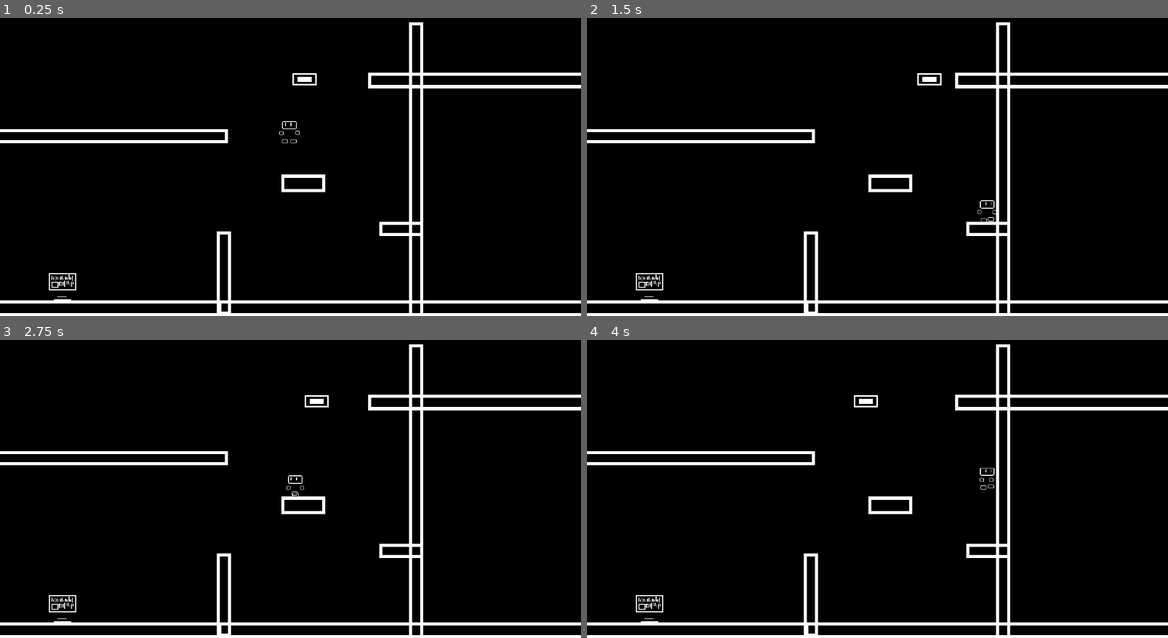
Above: before the commit, frames 1-4 (two rows, left to right).
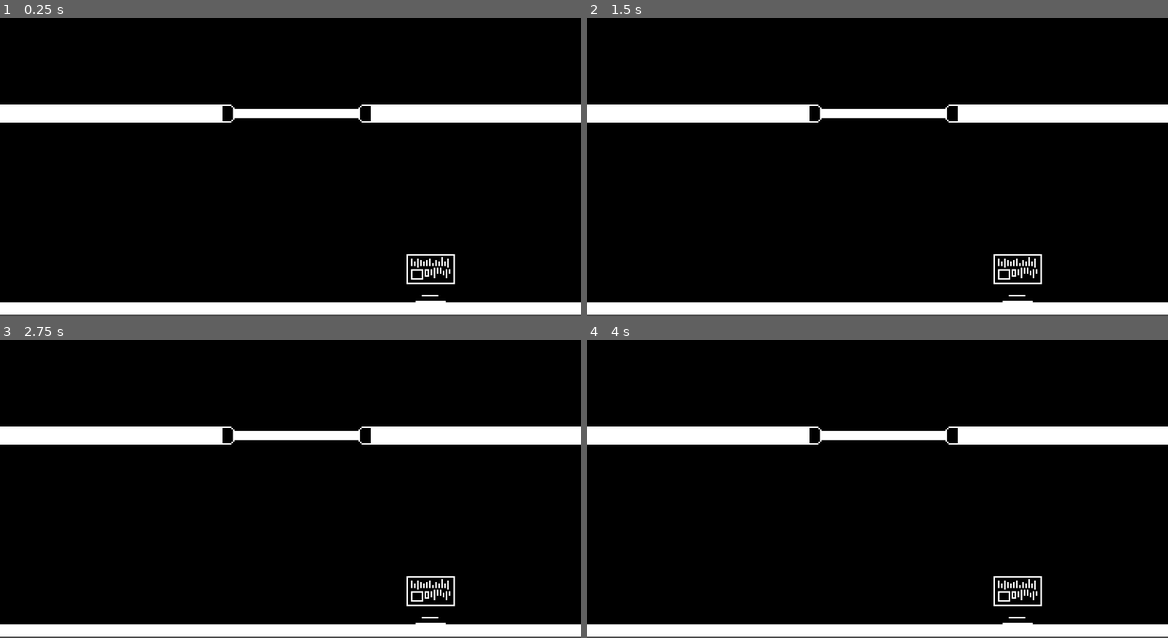
Above: after the commit, the same moments.

Repository: TotallyNotAlex20/last-planet
Game: Godot game, scene res://main.tscn
The game is run twice, just before and just after one commit, with the same random seed, the same clock (stepped at 60 frames per second) and the same inputs.
Inputs:
- Up to frame 1 (0.25 s): no input
- Up to frame 2 (1.5 s): tap Enter (ui_accept) at 0.5, 0.77 s; hold Right (ui_right) from 0.53 s (still down); tap E (interact) at 0.6, 1.35 s
- Up to frame 3 (2.75 s): tap Enter (ui_accept) at 1.52 s; release Right (ui_right) at 2.03 s; hold Left (ui_left) from 2.03 s (still down); tap E (interact) at 2.1 s
- Up to frame 4 (4 s): tap Enter (ui_accept) at 2.75, 3.02, 3.77 s; release Left (ui_left) at 2.78 s; hold Right (ui_right) from 2.78 s (still down); tap E (interact) at 2.85, 3.6 s

The runs differ from the first frame. In frame 1, 14% of the frame differs, in the area x 0-100%, y 1-100%; in frame 2, 14%; in frame 3, 14%; in frame 4, 14%.

Commit message:
started on the first level and added doors

Diff:
--- /dev/null
+++ b/levels/starting_point.tscn
@@ -0,0 +1,66 @@
+[gd_scene load_steps=10 format=3 uid="uid://dp62x23hfa4sg"]
+
+[ext_resource type="Texture2D" uid="uid://b47c7lthittwv" path="res://sprites/maps/temp starting point.png" id="1_r1u8j"]
+[ext_resource type="PackedScene" uid="uid://ds35iwxlkgdwj" path="res://objects/door.tscn" id="2_353da"]
+[ext_resource type="PackedScene" uid="uid://2djtmchjeylx" path="res://objects/monitor.tscn" id="3_mgixt"]
+[ext_resource type="PackedScene" uid="uid://befacquohnf62" path="res://objects/monitor_gui.tscn" id="4_0vxk7"]
+
+[sub_resource type="RectangleShape2D" id="RectangleShape2D_f55s0"]
+size = Vector2(429.667, 8.00001)
+
+[sub_resource type="RectangleShape2D" id="RectangleShape2D_6geld"]
+size = Vector2(12, 138.667)
+
+[sub_resource type="RectangleShape2D" id="RectangleShape2D_vp8xx"]
+size = Vector2(161.333, 12)
+
+[sub_resource type="RectangleShape2D" id="RectangleShape2D_rtdik"]
+size = Vector2(169, 12)
+
+[sub_resource type="RectangleShape2D" id="RectangleShape2D_3yqrs"]
+size = Vector2(12, 19)
+
+[node name="StartingPoint" type="Node2D"]
+
+[node name="TempStartingPoint" type="Sprite2D" parent="."]
+position = Vector2(600, 240)
+scale = Vector2(3, 3)
+texture = ExtResource("1_r1u8j")
+
+[node name="StaticBody2D" type="StaticBody2D" parent="TempStartingPoint"]
+
+[node name="CollisionShape2D" type="CollisionShape2D" parent="TempStartingPoint/StaticBody2D"]
+position = Vector2(0.166672, 131)
+shape = SubResource("RectangleShape2D_f55s0")
+
+[node name="CollisionShape2D2" type="CollisionShape2D" parent="TempStartingPoint/StaticBody2D"]
+position = Vector2(-209, 65.3333)
+shape = SubResource("RectangleShape2D_6geld")
+
+[node name="CollisionShape2D3" type="CollisionShape2D" parent="TempStartingPoint/StaticBody2D"]
+position = Vector2(-134, 2.00002)
+shape = SubResource("RectangleShape2D_vp8xx")
+
+[node name="CollisionShape2D4" type="CollisionShape2D" parent="TempStartingPoint/StaticBody2D"]
+position = Vector2(130.5, 2.00002)
+shape = SubResource("RectangleShape2D_rtdik")
+
+[node name="CollisionShape2D5" type="CollisionShape2D" parent="TempStartingPoint/StaticBody2D"]
+position = Vector2(209, 17.5)
+shape = SubResource("RectangleShape2D_3yqrs")
+
+[node name="Door" parent="." instance=ExtResource("2_353da")]
+position = Vector2(1227, 471)
+scale = Vector2(3, 3)
+
+[node name="Door2" parent="." instance=ExtResource("2_353da")]
+position = Vector2(588, 246)
+rotation = 1.5708
+scale = Vector2(3, 3)
+
+[node name="Monitor" parent="." instance=ExtResource("3_mgixt")]
+position = Vector2(854, 573)
+scale = Vector2(3, 3)
+
+[node name="PCMonitor" parent="." instance=ExtResource("4_0vxk7")]
+visible = false
--- a/main.gd
+++ b/main.gd
@@ -2,4 +2,4 @@
 
 func _ready():
 	# get_tree().change_scene_to_file("res://main_menu.tscn")
-	get_tree().change_scene_to_file("res://levels/test_game_scene.tscn")
+	get_tree().change_scene_to_file("res://levels/starting_point.tscn")
--- a/main_menu.gd
+++ b/main_menu.gd
@@ -3,7 +3,5 @@
 func _on_play_pressed():
 	get_tree().change_scene_to_file("res://test_game_scene.tscn")
 
-
-
 func _on_exit_pressed():
 	get_tree().quit()
--- /dev/null
+++ b/objects/door.gd
@@ -0,0 +1,7 @@
+extends Node2D
+
+func open():
+	$AnimationPLayer.play("open")
+
+func close():
+	$AnimationPLayer.play("close")
--- /dev/null
+++ b/objects/door.tscn
@@ -0,0 +1,135 @@
+[gd_scene load_steps=10 format=3 uid="uid://ds35iwxlkgdwj"]
+
+[ext_resource type="Script" path="res://objects/door.gd" id="1_je7wu"]
+[ext_resource type="Texture2D" uid="uid://f88y486ibl0e" path="res://sprites/objects/door_frame.png" id="2_4aevm"]
+[ext_resource type="Texture2D" uid="uid://b0ucggfgyf7vs" path="res://sprites/objects/door.png" id="3_6vac3"]
+
+[sub_resource type="RectangleShape2D" id="RectangleShape2D_fdqeq"]
+size = Vector2(6, 82)
+
+[sub_resource type="Animation" id="Animation_c6wdy"]
+length = 0.001
+tracks/0/type = "value"
+tracks/0/imported = false
+tracks/0/enabled = true
+tracks/0/path = NodePath("Door:position")
+tracks/0/interp = 1
+tracks/0/loop_wrap = true
+tracks/0/keys = {
+"times": PackedFloat32Array(0),
+"transitions": PackedFloat32Array(1),
+"update": 0,
+"values": [Vector2(0, -0.000205994)]
+}
+tracks/1/type = "value"
+tracks/1/imported = false
+tracks/1/enabled = true
+tracks/1/path = NodePath("Door:scale")
+tracks/1/interp = 1
+tracks/1/loop_wrap = true
+tracks/1/keys = {
+"times": PackedFloat32Array(0),
+"transitions": PackedFloat32Array(1),
+"update": 0,
+"values": [Vector2(1, 1.00001)]
+}
+
+[sub_resource type="Animation" id="Animation_bvk8c"]
+resource_name = "close"
+length = 0.5
+tracks/0/type = "value"
+tracks/0/imported = false
+tracks/0/enabled = true
+tracks/0/path = NodePath("Door:position")
+tracks/0/interp = 1
+tracks/0/loop_wrap = true
+tracks/0/keys = {
+"times": PackedFloat32Array(0, 0.3),
+"transitions": PackedFloat32Array(1, 1),
+"update": 0,
+"values": [Vector2(0, -41), Vector2(0, -0.000205994)]
+}
+tracks/1/type = "value"
+tracks/1/imported = false
+tracks/1/enabled = true
+tracks/1/path = NodePath("Door:scale")
+tracks/1/interp = 1
+tracks/1/loop_wrap = true
+tracks/1/keys = {
+"times": PackedFloat32Array(0, 0.3),
+"transitions": PackedFloat32Array(1, 1),
+"update": 0,
+"values": [Vector2(1, 1e-05), Vector2(1, 1.00001)]
+}
+
+[sub_resource type="Animation" id="Animation_iqbmy"]
+resource_name = "open"
+length = 0.5
+tracks/0/type = "value"
+tracks/0/imported = false
+tracks/0/enabled = true
+tracks/0/path = NodePath("Door:position")
+tracks/0/interp = 1
+tracks/0/loop_wrap = true
+tracks/0/keys = {
+"times": PackedFloat32Array(0, 0.3),
+"transitions": PackedFloat32Array(1, 1),
+"update": 0,
+"values": [Vector2(0, 0), Vector2(0, -41)]
+}
+tracks/1/type = "value"
+tracks/1/imported = false
+tracks/1/enabled = true
+tracks/1/path = NodePath("Door:scale")
+tracks/1/interp = 1
+tracks/1/loop_wrap = true
+tracks/1/keys = {
+"times": PackedFloat32Array(0, 0.3),
+"transitions": PackedFloat32Array(1, 1),
+"update": 0,
+"values": [Vector2(1, 1), Vector2(1, 0)]
+}
+
+[sub_resource type="AnimationLibrary" id="AnimationLibrary_j6ghk"]
+_data = {
+"RESET": SubResource("Animation_c6wdy"),
+"close": SubResource("Animation_bvk8c"),
+"open": SubResource("Animation_iqbmy")
+}
+
+[sub_resource type="RectangleShape2D" id="RectangleShape2D_6gv66"]
+size = Vector2(12, 9)
+
+[node name="Door" type="Node2D"]
+script = ExtResource("1_je7wu")
+
+[node name="DoorFrame" type="Sprite2D" parent="."]
+texture = ExtResource("2_4aevm")
+
+[node name="Door" type="Sprite2D" parent="."]
+position = Vector2(0, -0.000205994)
+scale = Vector2(1, 1.00001)
+texture = ExtResource("3_6vac3")
+
+[node name="StaticBody2D2" type="StaticBody2D" parent="Door"]
+visible = false
+position = Vector2(0, 0.000205992)
+scale = Vector2(1, 0.99999)
+
+[node name="CollisionShape2D" type="CollisionShape2D" parent="Door/StaticBody2D2"]
+shape = SubResource("RectangleShape2D_fdqeq")
+
+[node name="AnimationPlayer" type="AnimationPlayer" parent="."]
+libraries = {
+"": SubResource("AnimationLibrary_j6ghk")
+}
+
+[node name="StaticBody2D" type="StaticBody2D" parent="."]
+
+[node name="CollisionShape2D" type="CollisionShape2D" parent="StaticBody2D"]
+position = Vector2(0, -45.5)
+shape = SubResource("RectangleShape2D_6gv66")
+
+[node name="CollisionShape2D2" type="CollisionShape2D" parent="StaticBody2D"]
+position = Vector2(0, 45.5)
+shape = SubResource("RectangleShape2D_6gv66")
--- a/objects/monitor.tscn
+++ b/objects/monitor.tscn
@@ -1,7 +1,7 @@
 [gd_scene load_steps=4 format=3 uid="uid://2djtmchjeylx"]
 
 [ext_resource type="Script" path="res://objects/monitor.gd" id="1_50uip"]
-[ext_resource type="Texture2D" uid="uid://b3nxccrpsadfs" path="res://sprites/items/monitor.png" id="1_uhihu"]
+[ext_resource type="Texture2D" uid="uid://b3nxccrpsadfs" path="res://sprites/objects/monitor.png" id="1_uhihu"]
 
 [sub_resource type="RectangleShape2D" id="RectangleShape2D_d71a2"]
 size = Vector2(32, 32)
--- a/objects/moving_platform.tscn
+++ b/objects/moving_platform.tscn
@@ -1,7 +1,7 @@
 [gd_scene load_steps=4 format=3 uid="uid://pokmwlgegi8m"]
 
 [ext_resource type="Script" path="res://objects/moving_platform.gd" id="1_lgv8y"]
-[ext_resource type="Texture2D" uid="uid://2n0ayw7qnswa" path="res://sprites/items/platform.png" id="1_m78f4"]
+[ext_resource type="Texture2D" uid="uid://2n0ayw7qnswa" path="res://sprites/objects/platform.png" id="1_m78f4"]
 
 [sub_resource type="RectangleShape2D" id="RectangleShape2D_ytlko"]
 size = Vector2(48, 24)
Binary file added: sprites/maps/temp starting point.png
Not shown, added: sprites/maps/temp starting point.png.import
Binary file added: sprites/objects/door.png
Not shown, changed: sprites/objects/door.png.import
Binary file added: sprites/objects/door_frame.png
Not shown, changed: sprites/objects/door_frame.png.import
Renamed: sprites/items/monitor.png -> sprites/objects/monitor.png
Not shown, added: sprites/objects/monitor.png.import
Renamed: sprites/items/platform.png -> sprites/objects/platform.png
Not shown, added: sprites/objects/platform.png.import
